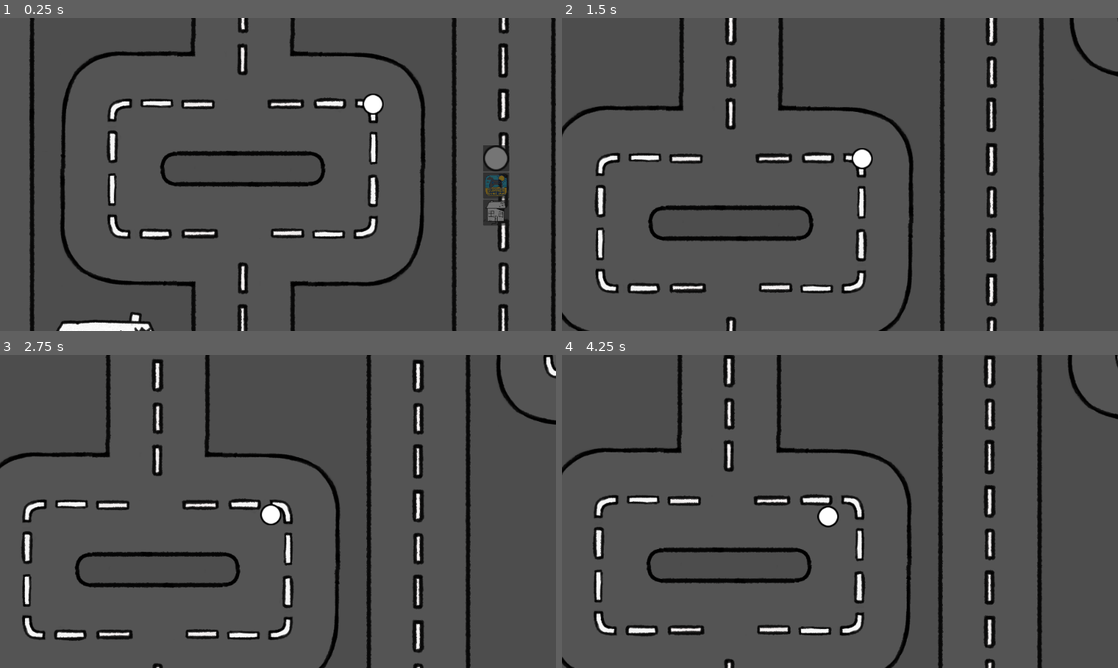
Above: before the commit, frames 1-4 (two rows, left to right).
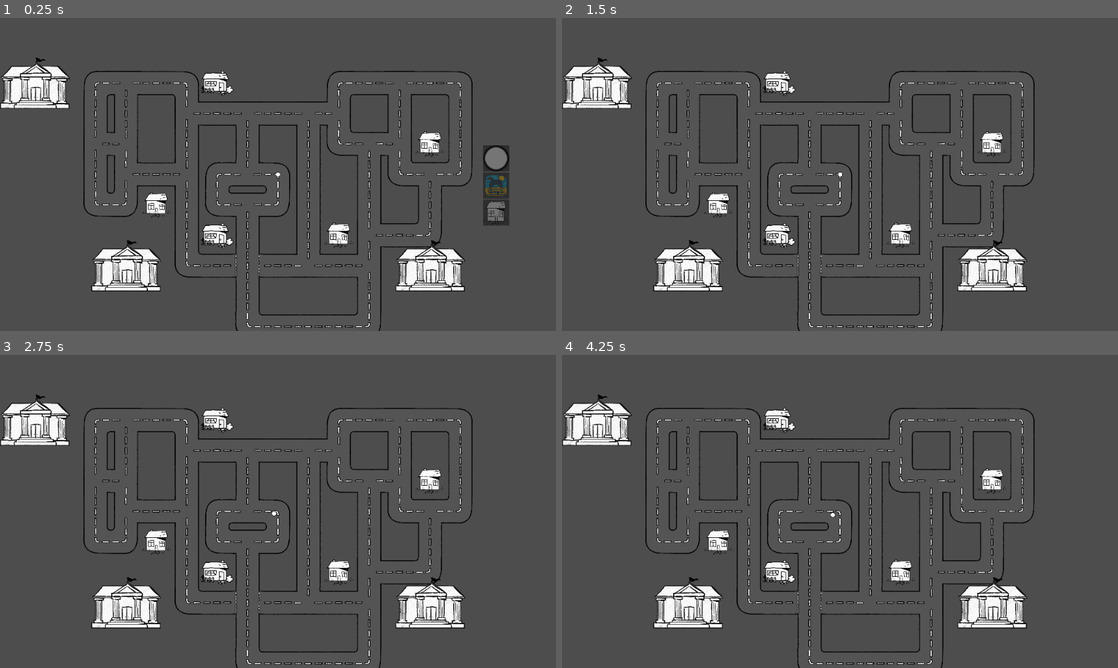
Above: after the commit, the same moments.

Repository: TheWrongUlraf/SummerGameJam2025
Game: Godot game, scene res://scenes/player_movement.tscn
Two runs of this game, one before a commit and one after it. Both use one fixed random seed, a clock stepped at 60 frames per second and the inputs below. This scene is started directly instead of the project's main scene.
Inputs (mouse positions are in pixels of both pictures, inside the frame that each line leads up to):
- Up to frame 1 (0.25 s): no input
- Up to frame 2 (1.5 s): click (1056, 158) at 0.52 s; move the mouse to (962, 158) at 1.27 s; click (962, 158) at 1.42 s
- Up to frame 3 (2.75 s): drag from (166, 527) to (250, 574) at 2.02 s
- Up to frame 4 (4.25 s): move the mouse to (895, 442) at 2.77 s; click (895, 442) at 2.92 s; drag from (812, 574) to (673, 464) at 3.52 s

The runs differ from the first frame. In frame 1, 20% of the frame differs, in the area x 0-100%, y 0-100%; in frame 2, 18%; in frame 3, 18%; in frame 4, 18%.

Commit message:
Change Police camera

Diff:
--- a/scenes/player_movement.tscn
+++ b/scenes/player_movement.tscn
@@ -50,25 +50,6 @@
 horizontal_alignment = 1
 vertical_alignment = 1
 
-[node name="NitroBoost" type="Sprite2D" parent="Camera2D"]
-modulate = Color(0.911971, 0.694306, 0.363181, 1)
-position = Vector2(765.063, -424.063)
-scale = Vector2(0.906738, 0.906738)
-texture = ExtResource("4_fhu7s")
-region_rect = Rect2(1, 0, 20, 20)
-script = ExtResource("4_7ybod")
-
-[node name="RichTextLabel" type="RichTextLabel" parent="Camera2D/NitroBoost"]
-modulate = Color(0, 0, 0, 1)
-offset_left = -114.0
-offset_top = -96.0
-offset_right = 111.0
-offset_bottom = 105.0
-theme_override_font_sizes/normal_font_size = 55
-text = "Nitro boost!"
-horizontal_alignment = 1
-vertical_alignment = 1
-
 [node name="CanvasLayer" type="CanvasLayer" parent="."]
 offset = Vector2(550, 180)
 scale = Vector2(0.3, 0.3)
@@ -83,5 +64,27 @@
 [node name="InGameHud" parent="CanvasLayer/Control" instance=ExtResource("7_5vuae")]
 layout_mode = 1
 
+[node name="PoliceCamera2D" type="Camera2D" parent="."]
+zoom = Vector2(0.07, 0.07)
+
+[node name="NitroBoost" type="Sprite2D" parent="PoliceCamera2D"]
+modulate = Color(0.911971, 0.694306, 0.363181, 1)
+position = Vector2(3559, -1514)
+scale = Vector2(2.08203, 2.08203)
+texture = ExtResource("4_fhu7s")
+region_rect = Rect2(1, 0, 20, 20)
+script = ExtResource("4_7ybod")
+
+[node name="RichTextLabel" type="RichTextLabel" parent="PoliceCamera2D/NitroBoost"]
+modulate = Color(0, 0, 0, 1)
+offset_left = -114.0
+offset_top = -96.0
+offset_right = 111.0
+offset_bottom = 105.0
+theme_override_font_sizes/normal_font_size = 55
+text = "Nitro boost!"
+horizontal_alignment = 1
+vertical_alignment = 1
+
 [connection signal="on_pressed" from="Camera2D/RevealButton" to="Camera2D/RevealButton" method="_on_reveal_clicked"]
-[connection signal="on_pressed" from="Camera2D/NitroBoost" to="Camera2D/NitroBoost" method="_on_nitro_clicked"]
+[connection signal="on_pressed" from="PoliceCamera2D/NitroBoost" to="PoliceCamera2D/NitroBoost" method="_on_nitro_clicked"]
--- a/scripts/player_movement.gd
+++ b/scripts/player_movement.gd
@@ -1,12 +1,16 @@
 extends Node2D
 
 @onready var revealButton: Sprite2D = get_node("Camera2D/RevealButton")
-@onready var nitroBoostButton: Sprite2D = get_node("Camera2D/NitroBoost")
+@onready var nitroBoostButton: Sprite2D = get_node("PoliceCamera2D/NitroBoost")
+@onready var rebelCamera: Camera2D = get_node("Camera2D")
+@onready var policeCamera: Camera2D = get_node("PoliceCamera2D")
 @onready var player = get_node("CharacterBody2D")
 
 func _ready() -> void:
 	if ClientPlayer.role != Lobby.ROLE_REBEL:
 		revealButton.get_parent().remove_child(revealButton)
+		rebelCamera.enabled = false
+		policeCamera.enabled = true
 	if ClientPlayer.role != Lobby.ROLE_POLICE:
 		nitroBoostButton.get_parent().remove_child(nitroBoostButton)
 
